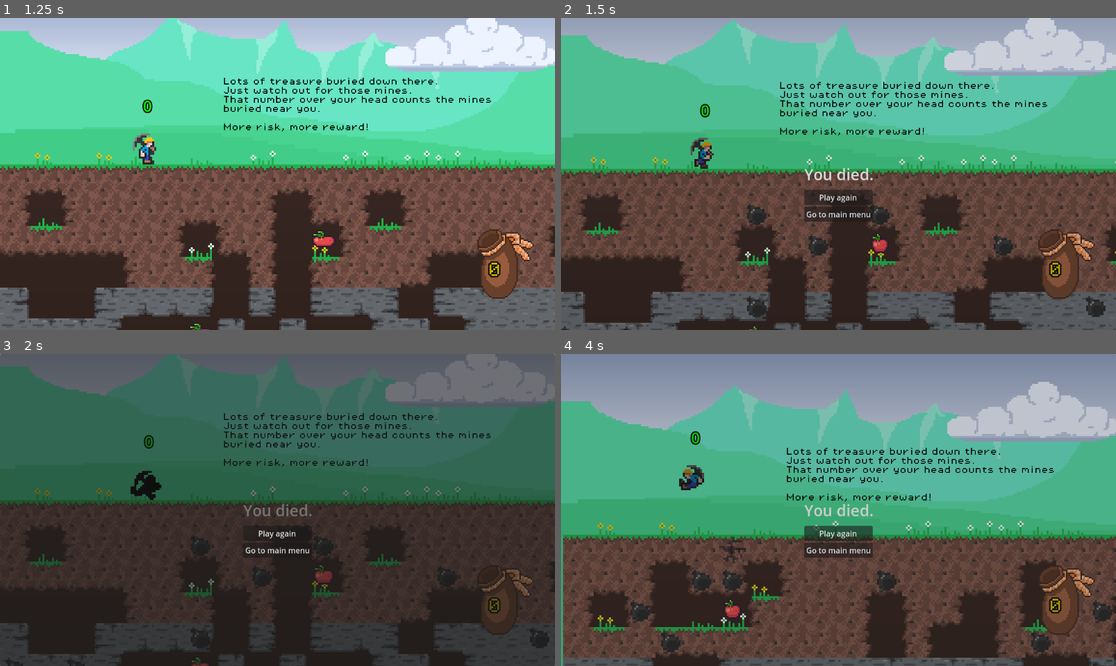
Above: before the commit, frames 1-4 (two rows, left to right).
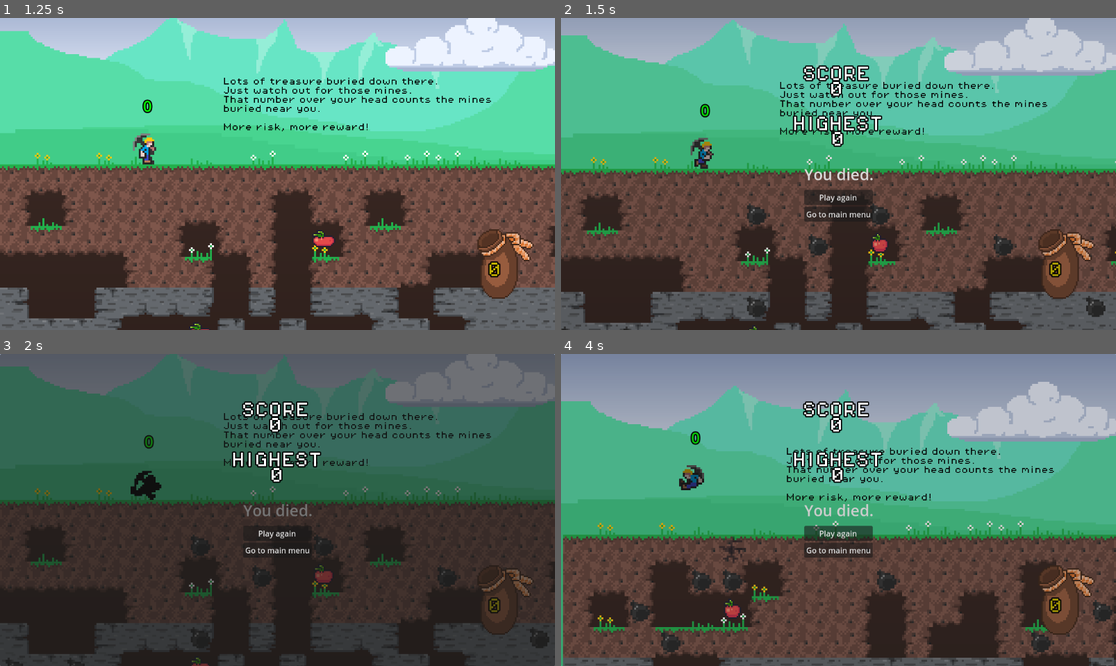
Above: after the commit, the same moments.

Repository: d-v-b/ld58
Game: Godot game, scene res://scenes/main_menu.tscn
The game is run twice, just before and just after one commit, with the same random seed, the same clock (stepped at 60 frames per second) and the same inputs.
Inputs (mouse positions are in pixels of both pictures, inside the frame that each line leads up to):
- Up to frame 1 (1.25 s): click "Start" at 0.5 s
- Up to frame 2 (1.5 s): tap Enter at 1.25 s; move the mouse to (960, 158) at 1.27 s; hold D (move_right) from 1.28 s (still down); tap X (action_die) at 1.35 s; click (960, 158) at 1.42 s
- Up to frame 3 (2 s): keep holding D (move_right); tap Space (action_jump) at 1.52 s
- Up to frame 4 (4 s): release D (move_right) at 2 s; click "Play again" at 2 s; drag from (727, 525) to (810, 572) at 2.77 s; tap Space (action_jump) at 3.5 s; move the mouse to (894, 441) at 3.52 s; hold A (move_left) from 3.53 s (still down); tap F (action_mine) at 3.6 s; tap X (action_die) at 3.8 s

Frame 1 is identical in both runs. In frame 2, 1.3% of the frame differs, in the area x 41-58%, y 15-42%; in frame 3, 1.3%; in frame 4, 1.3%.

Commit message:
added score and high score

Diff:
--- a/Collector/scenes/game.tscn
+++ b/Collector/scenes/game.tscn
@@ -7,6 +7,8 @@
 [ext_resource type="PackedScene" uid="uid://bgh183yp2hi7y" path="res://scenes/hud.tscn" id="4_lbhrr"]
 [ext_resource type="Script" uid="uid://c8d5eey6t21gm" path="res://scripts/bomb_count_label.gd" id="5_0tnpc"]
 [ext_resource type="Script" uid="uid://1cvln46xw26y" path="res://scripts/camera_2d.gd" id="5_gee14"]
+[ext_resource type="Script" uid="uid://bktje4fucrms" path="res://scripts/score-label.gd" id="8_kvpfn"]
+[ext_resource type="Script" uid="uid://c6yi5dv3sbpre" path="res://scripts/score-label_2.gd" id="10_dinhu"]
 [ext_resource type="FontFile" uid="uid://dakrty3k5eh2s" path="res://assets/PixelOperator8.ttf" id="10_vtaks"]
 [ext_resource type="Texture2D" uid="uid://gbir15ew0fxx" path="res://assets/underground_background.png" id="12_dinhu"]
 [ext_resource type="PackedScene" uid="uid://d2oyp2jbjhicj" path="res://scenes/parallax_background.tscn" id="13_kvuet"]
@@ -317,6 +319,50 @@
 layout_mode = 2
 text = "Go to main menu"
 
+[node name="score-label" type="RichTextLabel" parent="DeathOverlay/Menu"]
+layout_mode = 1
+anchors_preset = 8
+anchor_left = 0.5
+anchor_top = 0.5
+anchor_right = 0.5
+anchor_bottom = 0.5
+offset_left = -88.0
+offset_top = -240.0
+offset_right = 79.0
+offset_bottom = -142.0
+grow_horizontal = 2
+grow_vertical = 2
+theme_override_constants/outline_size = 10
+theme_override_fonts/normal_font = ExtResource("10_vtaks")
+theme_override_font_sizes/normal_font_size = 32
+bbcode_enabled = true
+text = "Score: 5000"
+horizontal_alignment = 1
+vertical_alignment = 1
+script = ExtResource("8_kvpfn")
+
+[node name="score-label2" type="RichTextLabel" parent="DeathOverlay/Menu"]
+layout_mode = 1
+anchors_preset = 8
+anchor_left = 0.5
+anchor_top = 0.5
+anchor_right = 0.5
+anchor_bottom = 0.5
+offset_left = -104.0
+offset_top = -130.0
+offset_right = 100.0
+offset_bottom = -43.0
+grow_horizontal = 2
+grow_vertical = 2
+theme_override_constants/outline_size = 10
+theme_override_fonts/normal_font = ExtResource("10_vtaks")
+theme_override_font_sizes/normal_font_size = 32
+bbcode_enabled = true
+text = "Highest: 5000"
+horizontal_alignment = 1
+vertical_alignment = 1
+script = ExtResource("10_dinhu")
+
 [node name="parallax_background" parent="." instance=ExtResource("13_kvuet")]
 z_index = -2
 position = Vector2(-2456, -1993)
--- a/Collector/scripts/game.gd
+++ b/Collector/scripts/game.gd
@@ -51,6 +51,7 @@
 	# get_tree().paused = true
 
 func _on_play_again_pressed():
+	Globals.reset_score()
 	get_tree().reload_current_scene()
 
 func _on_main_menu_pressed():
--- a/Collector/scripts/globals.gd
+++ b/Collector/scripts/globals.gd
@@ -8,8 +8,8 @@
 func add_score(points: int) -> void:
 	score += points
 	emit_signal("score_updated")
+	if score > high_score:
+		high_score = score
 
 func reset_score() -> void:
-	if score > high_score:
-		high_score = score
 	score = 0
--- a/Collector/scripts/player.gd
+++ b/Collector/scripts/player.gd
@@ -105,7 +105,6 @@
 	died.emit()
 	$Camera2D.shake_screen()
 	%AnimationPlayer.play("player_death")
-	Globals.reset_score()
 
 func on_hit():
 	die()
--- /dev/null
+++ b/Collector/scripts/score-label.gd
@@ -0,0 +1,4 @@
+extends RichTextLabel
+
+func _process(delta: float) -> void:
+	text = "SCORE [color=white]%d[/color]" % Globals.score
--- /dev/null
+++ b/Collector/scripts/score-label_2.gd
@@ -0,0 +1,5 @@
+extends RichTextLabel
+
+
+func _process(delta: float) -> void:
+	text = "HIGHEST [color=white]%d[/color]" % Globals.high_score
Not shown: 1 places in Collector/scenes/game.tscn that only renumber resources
Not shown, added: Collector/scripts/score-label.gd.uid
Not shown, added: Collector/scripts/score-label_2.gd.uid
